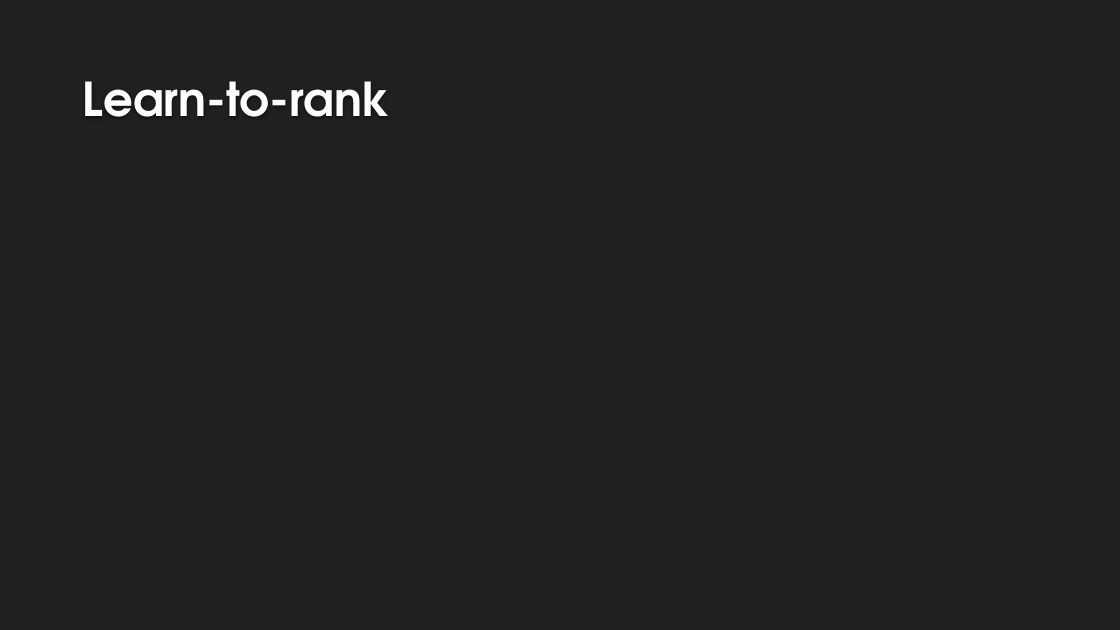
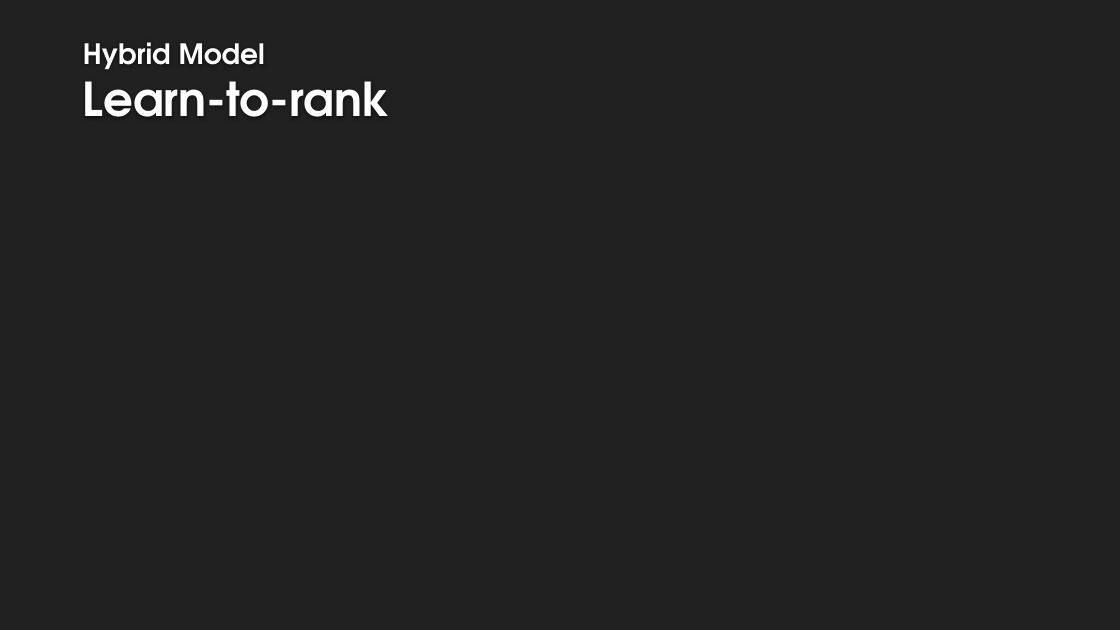
Before and after one commit to GoldbergData/Machine-Learning-Book-Ratings, a slide deck: slide 14 of Presentation.pptx (slide 13 before the commit). Drawn at 1120x630 pixels with LibreOffice and Linux fonts; fonts in the diff are those of the drawing; background and template pictures are left out. Boxes give left, top, right and bottom in pixels: in the first picture for what was removed or moved away, otherwise in the second. Text is boxed around its words. In the diff, an @@ line names an element or a change of style, - is before the commit and + after.

```diff
--- a/Presentation.pptx
+++ b/Presentation.pptx
@@ title at <box>83,42,389,117</box>: text changed @@
-Learn-to-rank
+Hybrid Model
+Learn-to-rank
```
Also in this commit, not shown: 9 other slides changed, 2 slides added, 1 slide removed.
